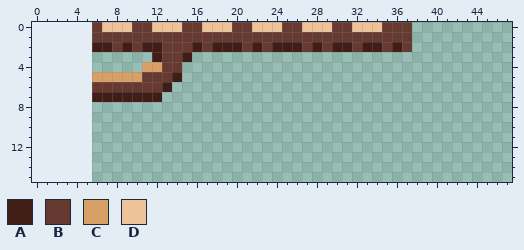
Two states of a pixel-art file, 2DJumper/Assets/Art/Wood Platform Palette.aseprite. Above, as it was before the edit.
96x32 pixels, 1 frame. The old version is drawn lined up with the new one, on the new canvas.
Palette (. is transparent): A #411d17  B #663931  C #d9a066  D #eec39a
Pixels before, first column x 6:
0 BDDDBBDDDBBDDDBBDDDBBDDDBBDDDBBB
1 BBBBBBBBBBBBBBBBBBBBBBBBBBBBBBBB
2 AABABAABBBABAAABABAAABABAABAABAB
3 ......ABBA......................
4 .....CCBB.......................
5 CCCCCBBBA.......................
6 BBBBBBBA........................
7 AAAAAAA.........................
Now the later version:
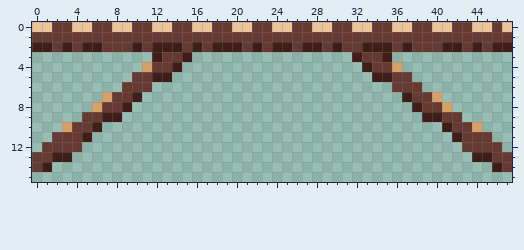
The edit:
{"change": "canvas 96x32 -> 48x16, the old top-left corner now at 6,-16 (the part of the old canvas that was cut away was empty and is not shown)"}
{"y":0,"x":0,"old":"......","new":"DDBBDD"}
{"y":0,"x":7,"old":"D","new":"B"}
{"y":0,"x":14,"old":"D","new":"B"}
{"y":0,"x":16,"old":"B","new":"D"}
{"y":0,"x":18,"old":"DDBBDD","new":"BBDDBB"}
{"y":0,"x":25,"old":"B","new":"D"}
{"y":0,"x":27,"old":"D","new":"B"}
{"y":0,"x":34,"old":"D","new":"B"}
{"y":0,"x":36,"old":"BB..........","new":"DDBBDDBBDDBD"}
{"y":1,"x":0,"old":"......","new":"BBBBBB"}
{"y":1,"x":38,"old":"..........","new":"BBBBBBBBBB"}
{"y":2,"x":0,"old":"......","new":"AABABA"}
{"y":2,"x":7,"old":"A","new":"B"}
{"y":2,"x":9,"old":"ABA","new":"BAB"}
{"y":2,"x":13,"old":"BB","new":"AA"}
{"y":2,"x":26,"old":"AB","new":"BA"}
{"y":2,"x":31,"old":"A","new":"B"}
{"y":2,"x":35,"old":"BAB..........","new":"ABABBBAABABAA"}
{"y":3,"x":32,"old":"....","new":"ABBA"}
{"y":4,"x":12,"old":"C","new":"B"}
{"y":4,"x":14,"old":"B","new":"A"}
{"y":4,"x":33,"old":"....","new":"ABBC"}
{"y":5,"x":6,"old":"CCCCC","new":"....B"}
{"y":5,"x":12,"old":"BBA","new":"AA."}
{"y":5,"x":34,"old":"....","new":"AABB"}
{"y":6,"x":6,"old":"BBB","new":"..."}
{"y":6,"x":12,"old":"BA","new":".."}
{"y":6,"x":36,"old":"...","new":"BBB"}
{"y":7,"x":6,"old":"AAAA","new":".CBB"}
{"y":7,"x":11,"old":"AA","new":".."}
{"y":7,"x":37,"old":"....","new":"ABBC"}
{"y":8,"x":6,"old":"....","new":"CBBA"}
{"y":8,"x":38,"old":"....","new":"ABBC"}
{"y":9,"x":5,"old":"....","new":"BBAA"}
{"y":9,"x":39,"old":"....","new":"AABB"}
{"y":10,"x":3,"old":"....","new":"CBBA"}
{"y":10,"x":41,"old":"....","new":"ABBC"}
{"y":11,"x":2,"old":"....","new":"BBBA"}
{"y":11,"x":42,"old":"....","new":"ABBB"}
{"y":12,"x":1,"old":"....","new":"BBBB"}
{"y":12,"x":43,"old":"....","new":"BBBB"}
{"y":13,"x":0,"old":"....","new":"BBAA"}
{"y":13,"x":44,"old":"....","new":"AABB"}
{"y":14,"x":0,"old":"..","new":"BA"}
{"y":14,"x":46,"old":"..","new":"AB"}
